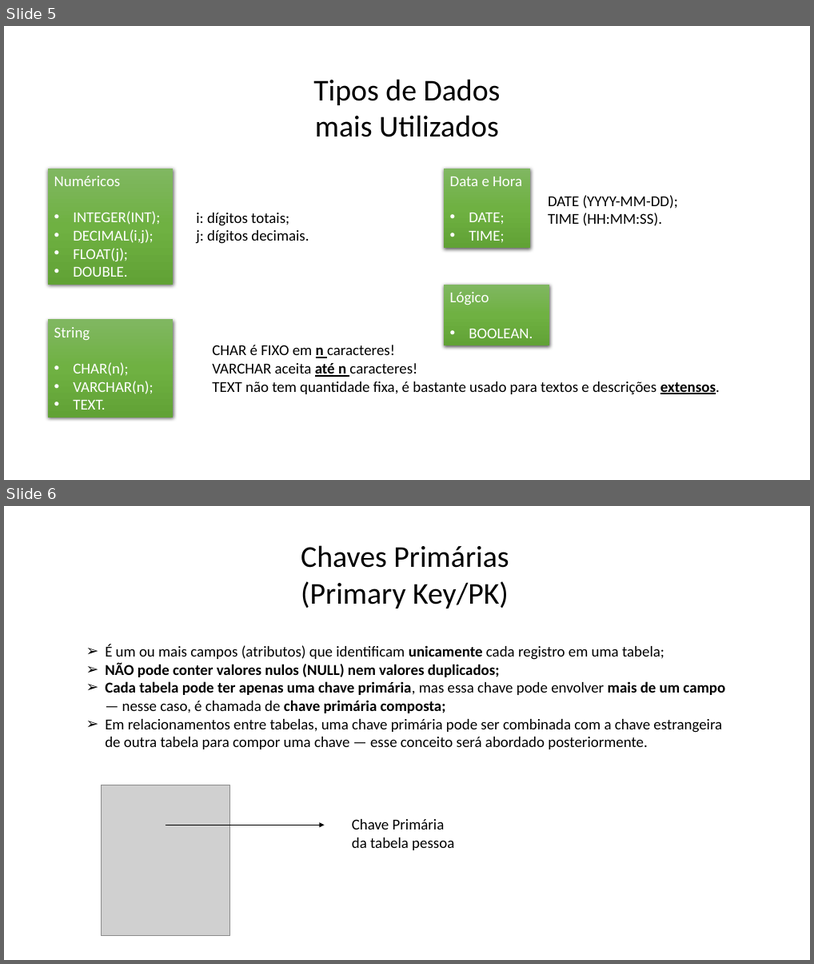
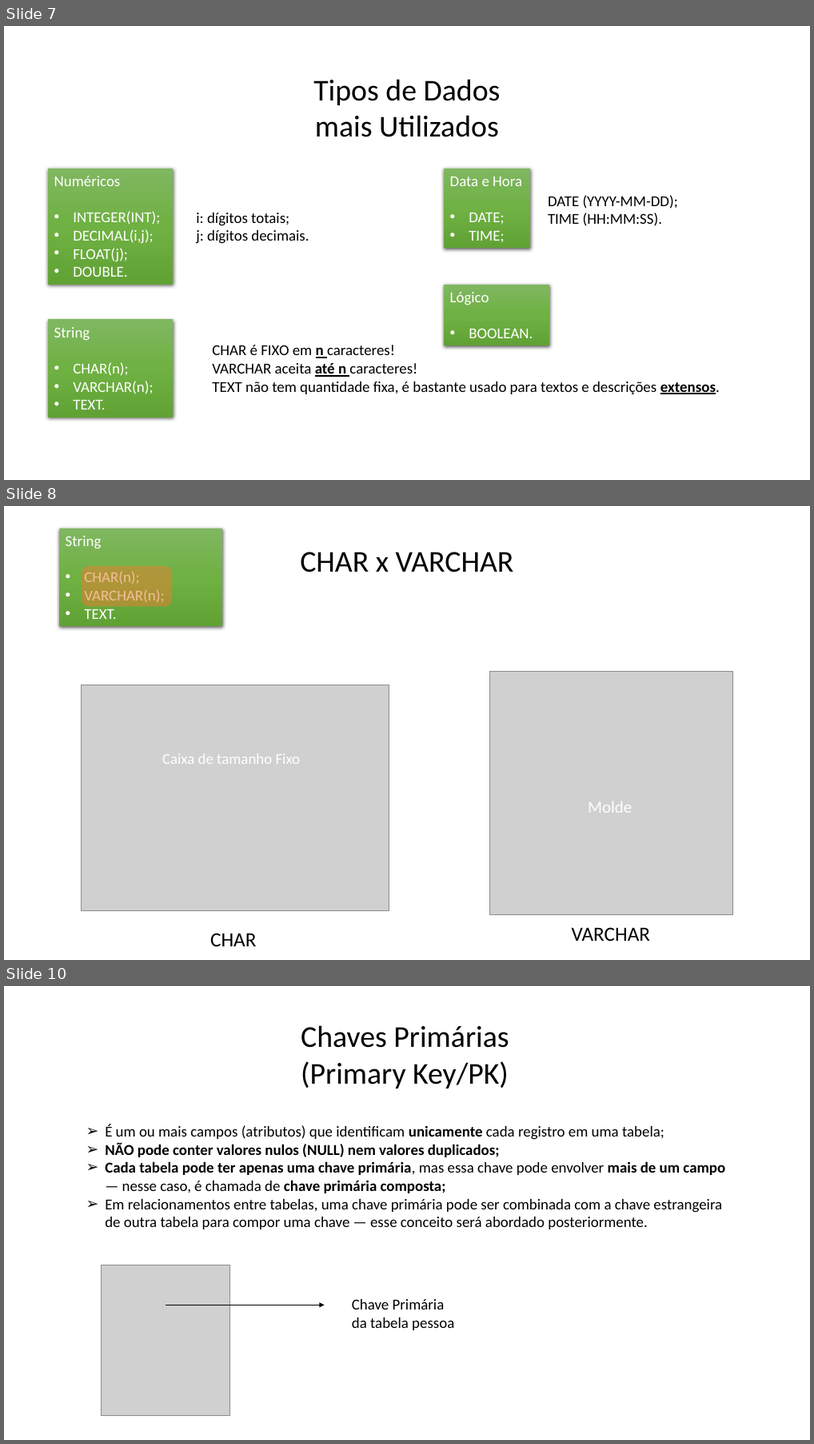
Before and after one commit to Felipe-Tagawa/C07-Monitoria, a slide deck: Aula 02/IntroduçãoBD.pptx. Shown one above the other, each under a label of ours: slides 5 and 6 before the commit, slides 7, 8 and 10 after it; the slides between them are not shown. The pictures are 814x964 and 814x1444 pixels, drawn with LibreOffice and Linux fonts; fonts in the diff are those of the drawing; grey boxes stand for pictures; background and template pictures are left out. Boxes give left, top, right and bottom in pixels: in the first picture for what was removed or moved away, otherwise in the second. Text is boxed around its words. In the diff, an @@ line names an element or a change of style, - is before the commit and + after.

```diff
--- a/Aula 02/IntroduçãoBD.pptx
+++ b/Aula 02/IntroduçãoBD.pptx
@@ slide 8 added at <box>4,506,810,960</box>, background picture (left out) @@
@@ rectangle added at <box>60,528,223,626</box>, fill gradient #81B861 to #6FB242 to #62A336, 18 pt, text #FFFFFF @@
+String
+• CHAR(n);
+• VARCHAR(n);
+• TEXT.
@@ text added at <box>300,552,514,572</box>, 36 pt, text #000000 @@
+CHAR x VARCHAR
@@ rounded rectangle added at <box>82,567,172,607</box>, fill #ED7D31 at 50% opacity @@
@@ picture added at <box>490,671,733,914</box> @@
@@ picture added at <box>82,684,389,910</box> @@
@@ text added at <box>162,753,301,764</box>, 18 pt, text #FFFFFF @@
+Caixa de tamanho Fixo
@@ text added at <box>588,801,632,812</box>, 20 pt, text #FFFFFF @@
+Molde
@@ text added at <box>210,932,256,946</box>, 24 pt, text #000000 @@
+CHAR
@@ text added at <box>572,927,650,940</box>, 24 pt, text #000000 @@
+VARCHAR
@@ what was slide 5 is now slide 7 @@
@@ what was slide 6 is now slide 10 @@
```
Also in this commit, not shown: 2 slides changed, 6 other slides added, 1 other file.
